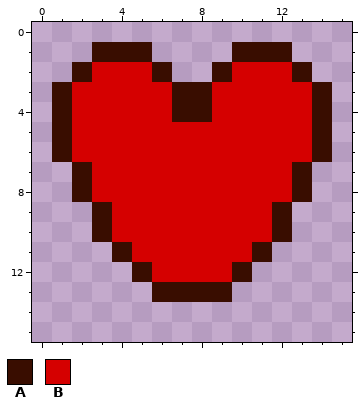
One commit to this pixel-art sprite: assets/tower_defense/textures/font/bossbar.png. The picture above is the old version.
The file is 16x16 pixels.
Palette (. is transparent): A #390d00  B #d50000
Pixels before, first column x 1:
 1 ..AAA....AAA..
 2 .ABBBA..ABBBA.
 3 ABBBBBAABBBBBA
 4 ABBBBBAABBBBBA
 5 ABBBBBBBBBBBBA
 6 ABBBBBBBBBBBBA
 7 .ABBBBBBBBBBA.
 8 .ABBBBBBBBBBA.
 9 ..ABBBBBBBBA..
10 ..ABBBBBBBBA..
11 ...ABBBBBBA...
12 ....ABBBBA....
13 .....AAAA.....
The result:
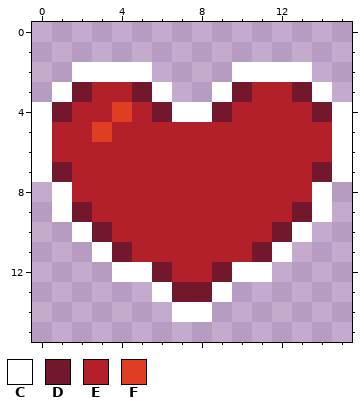
Colours new in this view: C #ffffff  D #73172d  E #b4202a  F #df3e23
Diff:
Changed rows in their new state; - is an unchanged pixel.
first column x 0:
 1 ---...----...---
 2 --CCCC.--.CCCC--
 3 -CDEEDC..CDEEDC-
 4 CDEEFEDCCDEEEEDC
 5 CEEFEEEEEEEEEEEC
 6 CEEEEEEEEEEEEEEC
 7 CDEEEEEEEEEEEEDC
 8 -CEEEEEEEEEEEEC-
 9 -CDEEEEEEEEEEDC-
10 --CDEEEEEEEEDC--
11 ---CDEEEEEEDC---
12 ----CCDEEDCC----
13 ------CDDC------
14 -------CC-------
